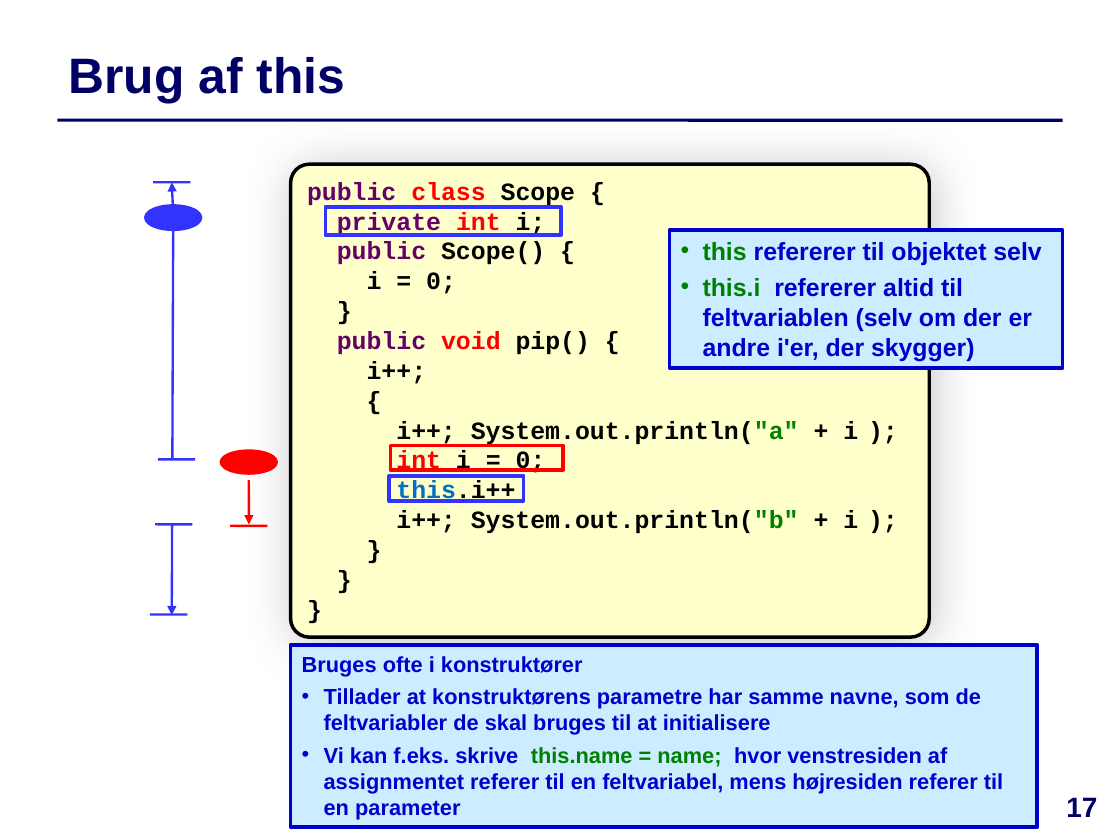
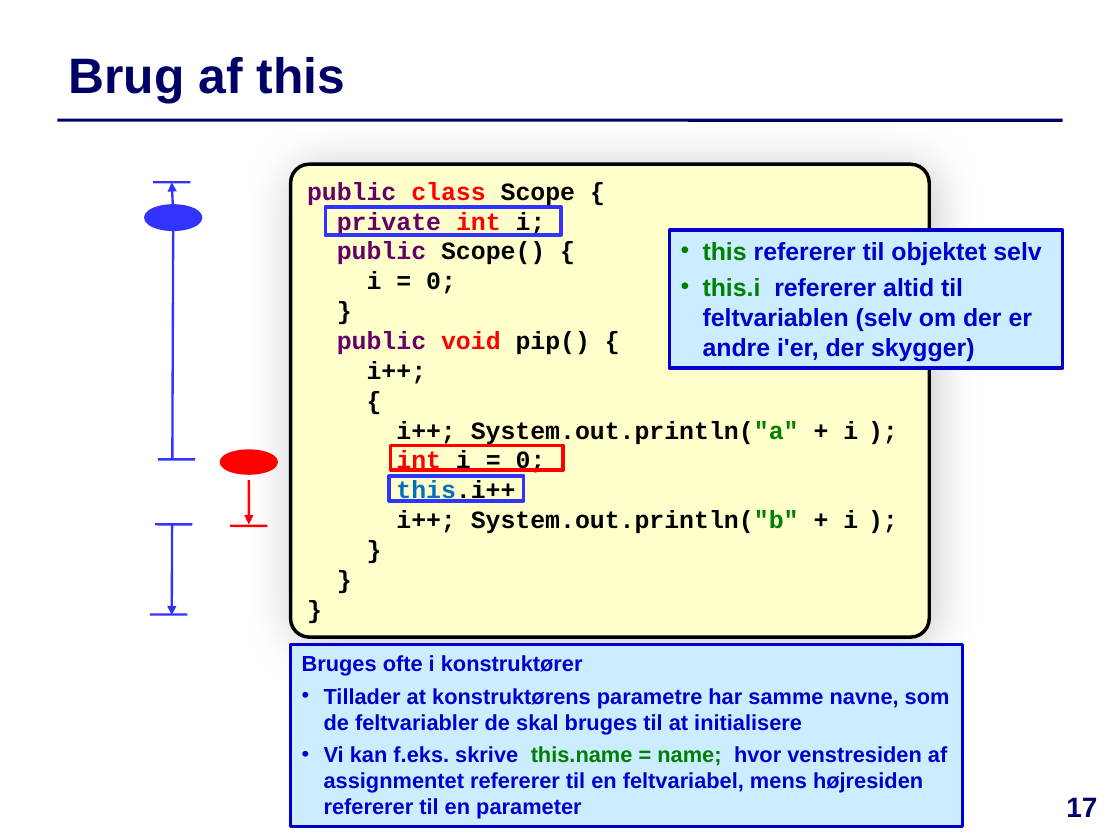
Before and after one commit to IntProgAU/Materiale, a slide deck: slide 17 of web/e24/uge_4b/Slides-Uge4-Torsdag.pptx. Drawn at 1120x840 pixels with LibreOffice and Linux fonts; fonts in the diff are those of the drawing. Boxes give left, top, right and bottom in pixels: in the first picture for what was removed or moved away, otherwise in the second. Text is boxed around its words. In the diff, an @@ line names an element or a change of style, - is before the commit and + after.

```diff
--- a/web/e24/uge_4b/Slides-Uge4-Torsdag.pptx
+++ b/web/e24/uge_4b/Slides-Uge4-Torsdag.pptx
@@ rectangle "Bruges ofte i konstruktører" resized from (x1=290, y1=645, x2=1037, y2=828) to (x1=290, y1=644, x2=962, y2=827) @@
@@ text in rectangle at (x1=324, y1=746, x2=947, y2=819): text changed @@
-• Vi kan f.eks. skrive this.name = name; hvor venstresiden af assignmentet referer til en feltvariabel, mens højresiden referer til en parameter
+• Vi kan f.eks. skrive this.name = name; hvor venstresiden af assignmentet refererer til en feltvariabel, mens højresiden refererer til en parameter
```
Also in this commit, not shown: 1 other slide changed, 3 other files.
